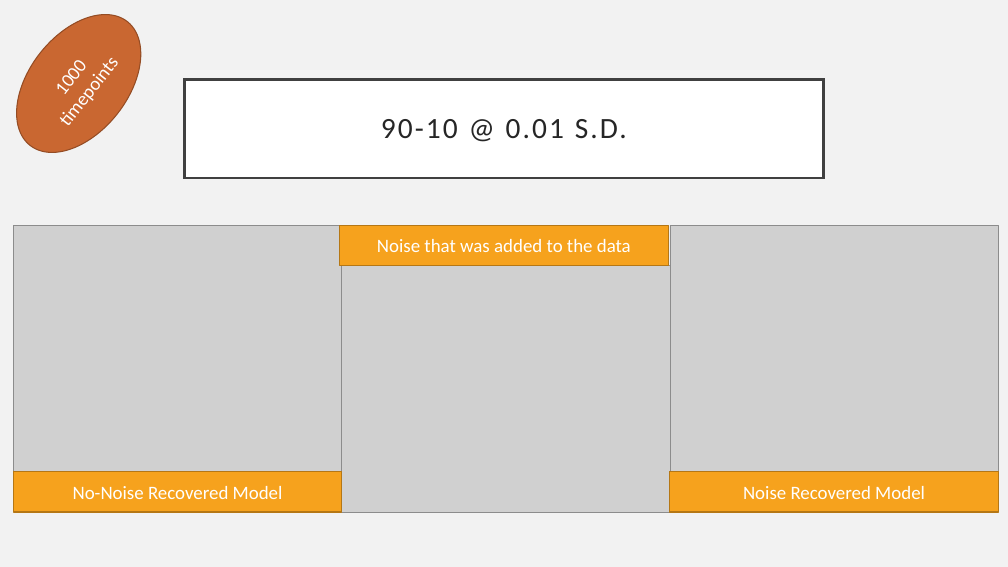
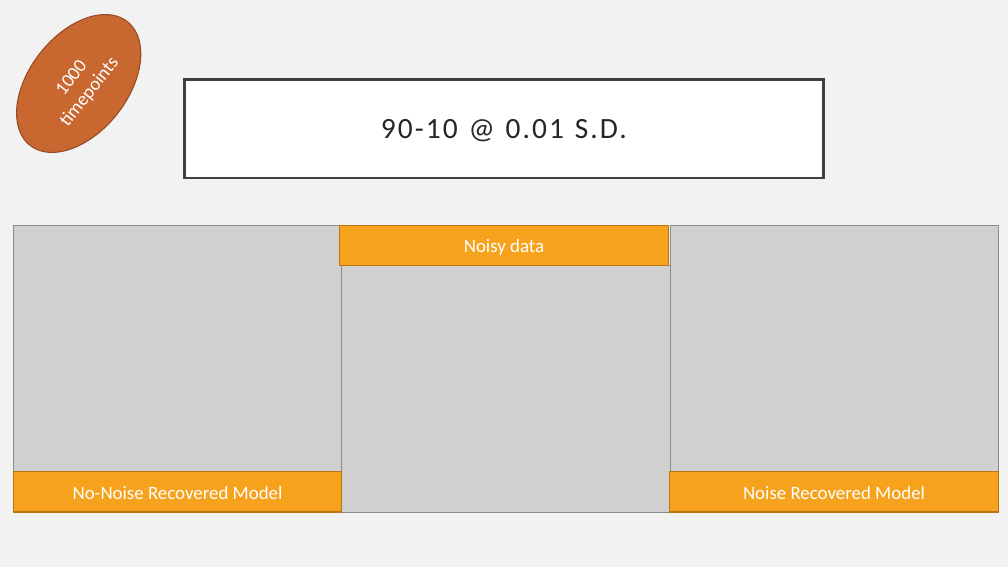
Before and after one commit to ayandeephazra/Chemical_Origins_Of_Life, a slide deck: slide 6 of Semesters/SPRING 2022/1.19/1.19.pptx. Drawn at 1008x567 pixels with LibreOffice and Linux fonts; fonts in the diff are those of the drawing; grey boxes stand for pictures. Boxes give left, top, right and bottom in pixels: in the first picture for what was removed or moved away, otherwise in the second. Text is boxed around its words. In the diff, an @@ line names an element or a change of style, - is before the commit and + after.

```diff
--- a/Semesters/SPRING 2022/1.19/1.19.pptx
+++ b/Semesters/SPRING 2022/1.19/1.19.pptx
@@ text in rectangle at (x1=464, y1=239, x2=544, y2=255): text changed @@
-Noise that was added to the data
+Noisy data
```
Also in this commit, not shown: 5 other slides changed, 3 slides added, 1 slide removed, 10 other files.
